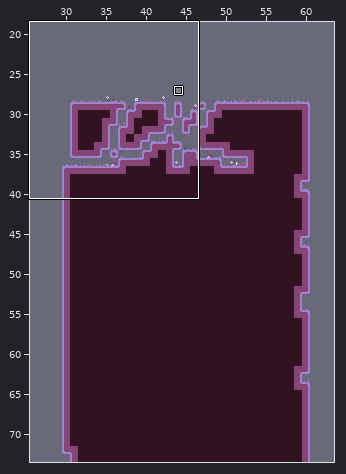
Two states of a LDtk project, assets/platformer/world/world.ldtk. The picture above shows the old version from afar; the outline marks the close-up.
Close-up. The starting point:
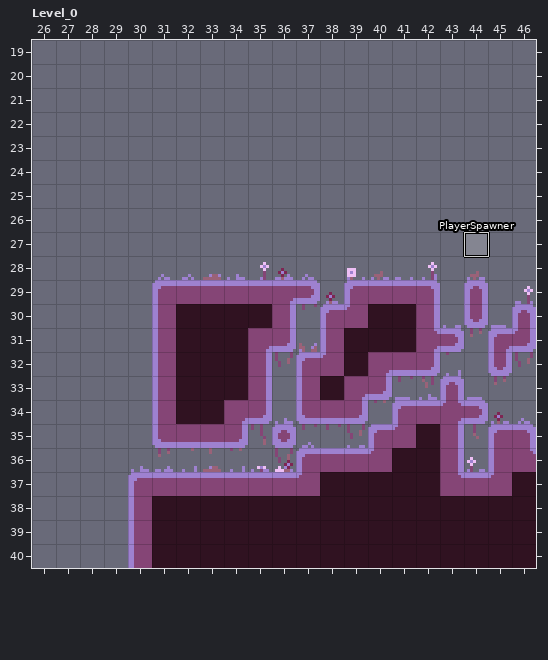
Cells are 8x8 px. Shown: Level_0 x 26..46, y 19..40. The commit also changed other parts of the map, which this record leaves out.
The result:
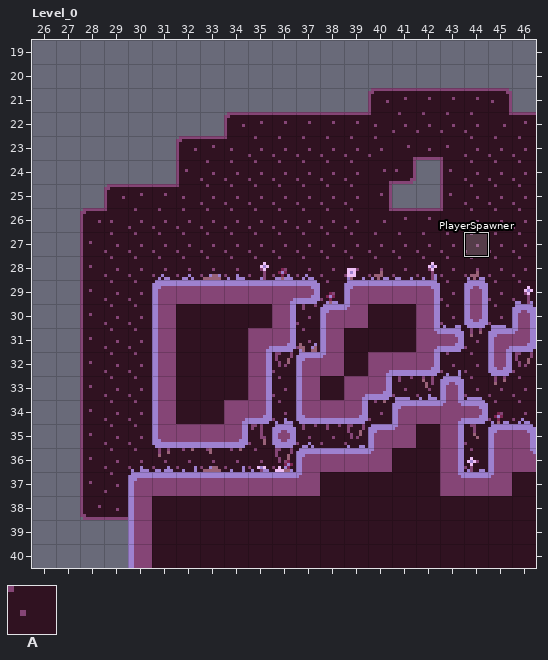
Key: from "DirtAmbience": A 1.
_ is an empty cell, . an unchanged one.
Changes in this commit:
--- layer "DirtAmbience"
@@ x 28..46 @@
-21 ............______.
-22 ......_____________
-23 ...._______________
-24 ....__________.____
-25 .____________..____
-26 ___________________
-27 ___________________
-28 ___________________
-29 ____.....___.._____
-30 ___......__....____
-31 ___.....__.....____
-32 ___.....__...._____
-33 ___....._..._______
-34 ___....___.___..___
-35 ____.._______...___
-36 __________......_..
-37 ___................
-38 __.................
+21 ............AAAAAA.
+22 ......AAAAAAAAAAAAA
+23 ....AAAAAAAAAAAAAAA
+24 ....AAAAAAAAAA.AAAA
+25 .AAAAAAAAAAAA..AAAA
+26 AAAAAAAAAAAAAAAAAAA
+27 AAAAAAAAAAAAAAAAAAA
+28 AAAAAAAAAAAAAAAAAAA
+29 AAAA.....AAA..AAAAA
+30 AAA......AA....AAAA
+31 AAA.....AA.....AAAA
+32 AAA.....AA....AAAAA
+33 AAA.....A...AAAAAAA
+34 AAA....AAA.AAA..AAA
+35 AAAA..AAAAAAA...AAA
+36 AAAAAAAAAA......A..
+37 AAA................
+38 AA.................
